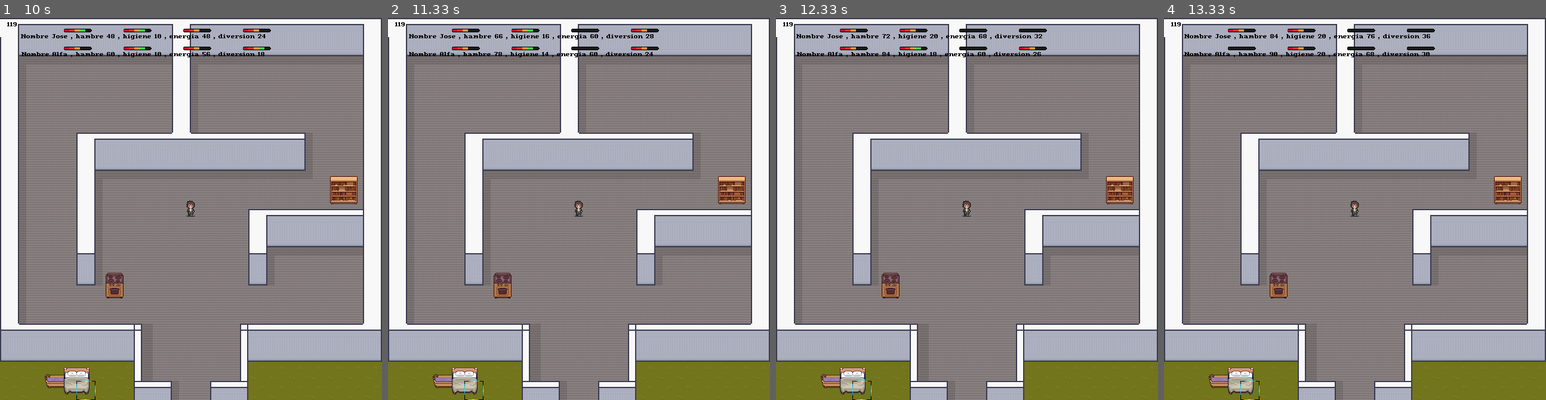
Above: before the commit, frames 1-4 (left to right).
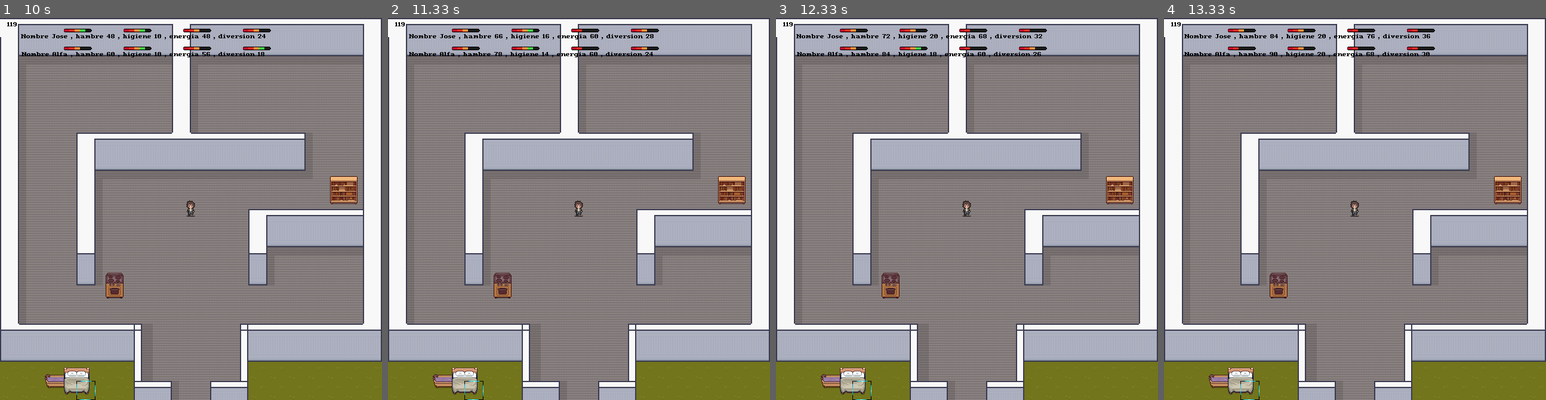
Above: after the commit, the same moments.

Repository: ArtecOne/Wolife-Pygame
Game: pygame game, started from new_main.py
The game is run twice, just before and just after one commit, with the same random seed, the same clock (stepped at 60 frames per second) and the same inputs.
Inputs:
- Up to frame 1 (10 s): no input
- Up to frame 2 (11.33 s): no input
- Up to frame 3 (12.33 s): no input
- Up to frame 4 (13.33 s): no input

Frame 1 is identical in both runs. In frame 2, less than 0.1% of the frame differs, in the area x 47-51%, y 2-9%; in frame 3, less than 0.1%; in frame 4, less than 0.1%, in the area x 16-67%, y 2-9%.

Commit message:
Comentarios
# muchos de ellos

Diff:
--- a/new_cosas.py
+++ b/new_cosas.py
@@ -19,6 +19,10 @@
 
 class Cosa(pygame.sprite.Sprite):
     def __init__(self , necesidades : list , puntos, imagen):
+        """
+        Clase superior de todas las cosas, metodos generales se encuentran aquí,
+        como el usar ; yo_relleno ; crearse
+        """
         super().__init__()
 
         for need in asarray(necesidades):
@@ -45,7 +49,7 @@
 
     def usar(self , necesidad_a_rellenar):
 
-        return necesidad_a_rellenar.aumentar(self._pts)
+        return necesidad_a_rellenar.aumentar(self._pts) # debido a que hay varios personajes, debo pasarle a la cosa la necesidad a Aumentar, de igual forma compruebo ante si existe en este objeto
 
 class Cama(Cosa):
     def __init__(self , necesidad , puntos , imagen):
@@ -67,6 +71,16 @@
         """
         pass
 
+class Habitacion:
+    def __init__(self) -> None:
+        pass
+
+    def crear_cocina(self , necesidad, puntos , imagen):
+        return Cocina(necesidad , puntos , imagen)
+
+    def crear_baño(self , necesidad , puntos , imagen):
+        return Baño(necesidad , puntos , imagen)
+
 class Cocina:
     def __init__(self , necesidad , puntos , imagen):
         """
@@ -81,7 +95,10 @@
         return Horno(self._necesidad , self._puntos , self._imagen)
 
 class Baño:
-    def __init__(self , necesidad , puntos , imagen,):
+    def __init__(self , necesidad , puntos , imagen):
+        """
+        Esta es una clase que devuelve un objeto que quiero de la zona Baño
+        """
 
         self._necesidad = [need for need in asarray(necesidad) if need.nombre == "higiene"]
         self._puntos = puntos
--- a/new_main.py
+++ b/new_main.py
@@ -34,7 +34,7 @@
         self.jugador = Wosim("Jose" , [GRUPO_JUGADOR , GRUPO_TODOS] , (130 , 20))
         self.jugador2 = Wosim("Alfa" , [GRUPO_JUGADOR , GRUPO_TODOS] , (130 , 50))
 
-        self.mapa.crear_cosas([GRUPO_COSAS , GRUPO_TODOS] , self.jugador.necesidades + self.jugador2.necesidades)
+        self.mapa.crear_cosas([GRUPO_COSAS , GRUPO_TODOS] , self.jugador.necesidades + self.jugador2.necesidades) # grupos y una lista con la totalidad de necesidades a asignar a cada Cosa
 
         self.timer = pygame.USEREVENT + 1
         pygame.time.set_timer(self.timer , 1000)
--- a/new_mapa.py
+++ b/new_mapa.py
@@ -3,7 +3,7 @@
 from debug import debug
 import support
 import settings
-from new_cosas import Cama, Estanteria, Baño , Cocina
+from new_cosas import Cama, Estanteria, Habitacion
 
 pygame.init()
 
@@ -18,17 +18,36 @@
     return os.path.join(base_path, relative_path)
 
 class Tile(pygame.sprite.Sprite):
+    """
+    Un Tile es una cuadrilla del mapa, esta clase sirve para instaciar objetos Cuadrilla
+    con esto creo los suelos y los muros por capas
+    """
+
     def __init__(self  , x : int, y : int , superficie : pygame.Surface):
         super().__init__()
 
         self.image = superficie
         self.rect = self.image.get_rect(topleft = (x , y))
 
-    def update(self) -> None:
-        pass
 
 class Mapa:
     def __init__(self, data : dict , superficie : pygame.Surface,) -> None:
+        """
+        Clase que crea el Mapa mediante capas.
+
+        Las capas son archivos CSV, matrices.
+
+        Tengo una capa del suelo y los muros
+
+        Aquí llamo los metodos de mi archivo Soporte,
+        los cuales:
+
+        1. Recortan el Sprite Sheet
+        2. Leo los csv y los convierto en una matriz que pueda usar
+        3. Por cada valor de FILA y COLUMNA, creo un TILE con una posicion y un sprite
+        4. El Sprite es agregado al grupo y dibujado en pantalla junto a sus demás compañeros de grupo
+        """
+
         self._pantalla = superficie
         self._data = data
 
@@ -42,8 +61,8 @@
 
     def crear_cosas(self , grupos_a_pertenecer : list , necesidades):
         cositas = [
-                Cocina(necesidades , 2 , "assets\\img\\cosas\\cocina.png").crear_horno(),
-                Baño(necesidades , 1 , "assets\\img\\cosas\\bañera.png").crear_bañera(),
+                Habitacion().crear_cocina(necesidades , 2 , "assets\\img\\cosas\\cocina.png").crear_horno(),
+                Habitacion().crear_baño(necesidades , 1 , "assets\\img\\cosas\\bañera.png").crear_bañera(),
                 Cama(necesidades , 2 ,"assets\\img\\cosas\\cama.png"),
                 Estanteria(necesidades , 1 , "assets\\img\\cosas\\libreria.png")
                 ]
@@ -74,7 +93,5 @@
 
     def mostrar(self):
         self._suelo.draw(self._pantalla)
-        self._suelo.update()
 
         self._paredes.draw(self._pantalla)
-        self._paredes.update()
--- a/new_necesidad.py
+++ b/new_necesidad.py
@@ -14,9 +14,16 @@
     return os.path.join(base_path, relative_path)
 class Necesidad:
     def __init__(self , nombre : str , velocidad_degrade : "function" , prioridad : int , pos_ui : tuple):
-        """Clase necesidad, obtinene un int para restar a los puntos
-        obtiene un nivel de prioridad para aumentar la atención del Wosim
-        sobre el nivel de necesidad
+        """
+        Clase necesidad, obtiene:
+
+        nombre que es usado para asignar correctamente la necesidad a una cosa
+
+        una velocidad de degrade que es una funcion (en mi caso, la hice de valores aleatorios)
+
+        obtiene un nivel de prioridad para aumentar la atención del Wosim sobre el nivel de necesidad
+
+        Por ultimo la posicion de la UI
         """
 
         self._nombre = nombre
@@ -50,13 +57,13 @@
     def cuantos_puntos(self):
         return self._puntos
 
-    def añadir_cosas(self , cosa : list):
-        self._cosas_que_aumentan_esto.append(cosa)
+    def añadir_cosas(self , cosa : object):
+        self._cosas_que_aumentan_esto.append(cosa) # añado cosas, como su nombre lo dice
 
     def seleccionar_una_cosa(self):
         return self._cosas_que_aumentan_esto[random.randint(0 , len(self._cosas_que_aumentan_esto))]
 
-    @property
+    @property # esto es un getter, setter y deleter
     def nombre(self):
         return self._nombre
 
@@ -75,7 +82,7 @@
             self.image = self._sprite(15)
 
         if 5 < self._puntos <= 10:
-            self.image = self._sprite(0)
+            self.image = self._sprite(10)
 
         if 0 < self._puntos <= 5:
             self.image = self._sprite(5)
--- a/new_wosim.py
+++ b/new_wosim.py
@@ -22,25 +22,32 @@
 
 class Wosim (pygame.sprite.Sprite):
     def __init__(self , nombre : str , grupos : list, ui_pos : tuple):
+        """
+        Recibe el nombre
+        Grupo al que pertenece
+        Posicion de su UI
+        """
+
         super().__init__(*grupos)
         self._nombre = nombre
-        self._pantalla = pygame.display.get_surface()
-
-        x , self.yy = ui_pos
-
-        self._necesidades = [Necesidad("hambre",  lambda: random.randint(0 , 3), 6 , (x , self.yy)),
+        self._pantalla = pygame.display.get_surface() # obtiene la superficie del display
+
+        x , self.yy = ui_pos # desempaqueto el la posicion del UI para....
+
+        self._necesidades = [Necesidad("hambre",  lambda: random.randint(0 , 3), 6 , (x , self.yy)), # hacer esto...
                             Necesidad("higiene", lambda: random.randint(0 , 3), 2 , (x + 100 , self.yy)),
                             Necesidad("sueño", lambda: random.randint(0 , 3), 4, (x + 200 , self.yy)),
                             Necesidad("diversion", lambda: random.randint(0 , 3), 2 , (x + 300 , self.yy))]
 
-        self._estado = Esperando(self)
+        self._estado = Esperando(self) # cerebro
+        # Estado inicial, cuando termina su tarea, ese Self se lo pasa al siguiente Estado antes de destruirse ( basicamente  self._humano.siguiente_estado(self._humano , args) cada que comete una transicion)
 
         self._grupo_todos : pygame.sprite.Group = grupos[1] # GRUPO_TODOS , en i = 0 está GRUPO_JUGADOR
 
         self._inicio_x = self._pantalla.get_width()//2 // 32
         self._inicio_y = self._pantalla.get_height()//2 // 32
 
-        self.rect = self.image.get_rect(center = (self._inicio_x * 32 , self._inicio_y * 32)) # rect es una propiedad de pygame.Sprite, es un atributo público
+        self.rect = self.image.get_rect(center = (self._inicio_x * 32 , self._inicio_y * 32)) # RECT es una propiedad de pygame.Sprite al igual que IMAGE
 
         self._objetivo = pygame.image.load(resource_path("assets\\img\\UI\\selection.png")).convert_alpha()
         self._objetivo_rect = pygame.Rect(self.rect.topleft, (settings.TILE_SIZE , settings.TILE_SIZE))
@@ -65,9 +72,9 @@
         self._estado = state
 
     def decrementar_necesidades(self):
-        [need.decrecer() for need in asarray(self._necesidades)]
-
-    def update(self , delta):
+        [need.decrecer() for need in asarray(self._necesidades)] # jugador.decrementar_necesidades()  sujeto y predicado
+
+    def update(self , delta): # metodo polimorfico de todos los sprites, el grupo al cual pertenece llama este metodo para todos sus sprites
         self._estado.main(delta)
 
         for need in asarray(self._necesidades):
@@ -83,7 +90,7 @@
 
         self._humano.image = pygame.image.load(resource_path("assets\\img\\player\\idle.png")).convert_alpha() # image es una propieda de pygame.Sprite
 
-        self._donde_ir = 0
+        self._donde_ir = 0 # esto se convierte en una Cosa
 
         self._seleccion_x = 0
         self.seleccion_y = 0
@@ -91,22 +98,22 @@
         self._need = 0
 
     def priorizar(self):
-        necesidades = sorted(self._humano.necesidades , key= lambda nece: nece.prioridad , reverse= True)
+        necesidades = sorted(self._humano.necesidades , key= lambda nece: nece.prioridad , reverse= True) # ordeno una lista de necesidades en base a su prioridad
         return necesidades[random.randint(2)]
 
     def asignar_need_y_donde_ir(self, necesidad):
         self._need = necesidad
 
-        self._donde_ir = self._need.seleccionar_una_cosa()
-
-        self.seleccion_x = self._donde_ir.rect.centerx // settings.TILE_SIZE
+        self._donde_ir = self._need.seleccionar_una_cosa() # aquí selecciono random una Cosa que satisfazca la necesidad
+
+        self.seleccion_x = self._donde_ir.rect.centerx // settings.TILE_SIZE # Obtengo la posicion de la cosa para posicionar mi rectangulo Objetivo
         self.seleccion_y = self._donde_ir.rect.centery // settings.TILE_SIZE
 
     def buscar(self):
 
         necesidad = self.priorizar()
 
-        if necesidad.cuantos_puntos() < random.randint(10 , 21):
+        if necesidad.cuantos_puntos() < random.randint(10 , 21): # La personaje elige aleatoriamente cuando es necesario ir a satisfacerse
             self.asignar_need_y_donde_ir(necesidad)
 
 
@@ -114,26 +121,38 @@
     def main(self , delta = None):
         self.buscar()
 
-        if self._donde_ir:
+        if self._donde_ir: # si hay donde ir, pues posiciono mi rectangulo objetivo y paso al siguiente estado
             self._humano.rectangulo_objetivo.topleft = (self.seleccion_x * settings.TILE_SIZE, self.seleccion_y * settings.TILE_SIZE)
 
-            self._humano.set_estado(Movimiento(self._humano,
+            self._humano.set_estado(Movimiento(self._humano, # si no me transfiero a mi mismo, no podré ver hacer nada, el personaje queda sin cerebro
                                                (self._humano.rectangulo_objetivo.centerx // settings.TILE_SIZE, self._humano.rectangulo_objetivo.centery // settings.TILE_SIZE),
                                                self._donde_ir , self._need))
 
 class Movimiento:
     def __init__(self , jugador : Wosim, destino : tuple, cosa_donde_ir : object , necesidad) -> None:
-        self._humano = jugador
-        self._cosa = cosa_donde_ir
-        self._need = necesidad
+        """
+        Esta clase se encarga de apuntar y mover al personaje
+
+        crea un grafo apartir de una matriz
+        crea nodos
+
+        crea un camino, puntos de recta, colisiones para que el personaje siga esos puntos
+
+        al final, cometemos la transicion pasando los datos necesarios para el siguiente estado
+        """
+        self._humano = jugador # por supuesto, mi cerebro me conoce
+        self._cosa = cosa_donde_ir # la cosa que voy a usar
+        self._need = necesidad # la necesidad que debo satisfacer
 
         self._pantalla = pygame.display.get_surface()
         self._direccion = pygame.math.Vector2(0 , 0)
-        self._pos = self._humano.rect.center
+        self._pos = self._humano.rect.center # obtengo la posicion actual de mi personaje
 
         self._inicio = (self._humano.rect.centerx // settings.TILE_SIZE , self._humano.rect.centery // settings.TILE_SIZE)
+        # convierto la posicion actual de mi personaje a tamaño cuadricula para poder crear nodo en el grafo
 
         self._grafo = Grid(matrix= MAPA_MATRIX , inverse= True)
+        # inverso ya que la matriz es la capa de muros, -1 es el suelo
 
         self._nodo_inicio = self._grafo.node(*self._inicio)
         self._nodo_final = self._grafo.node(*destino)
@@ -151,13 +170,13 @@
     def crear_camino(self):
         finder = BiAstar(diagonal_movement= True)
 
-        camino , pasos = finder.find_path(self._nodo_inicio , self._nodo_final , self._grafo)
-
-        self._path = [(obj.x , obj.y) for obj in asarray(camino)]
-
-        self._puntos = [((x * 32) + 16, (y * 32) + 16) for x,y in asarray(self._path)]
-
-        self._colisiones = [pygame.Rect((x -2 , y - 2) , (4 , 4)) for x , y in asarray(self._puntos[1 : -1])]
+        camino , pasos = finder.find_path(self._nodo_inicio , self._nodo_final , self._grafo) # pasos son cuantas cuadriculas tengo que recorrer, no me sirve de nada
+
+        self._path = [(obj.x , obj.y) for obj in asarray(camino)] # obtengo las cordenadas del camino
+
+        self._puntos = [((x * 32) + 16, (y * 32) + 16) for x,y in asarray(self._path)] # las normalizo y centro
+
+        self._colisiones = [pygame.Rect((x -2 , y - 2) , (4 , 4)) for x , y in asarray(self._puntos[1 : -1])] # creo pequeñas colisiones para esos puntos que el jugador seguirá
 
     def ir(self, delta):
         if not self._colisiones:
@@ -172,15 +191,15 @@
 
         final = pygame.math.Vector2(self._colisiones[0].center)
 
-        self._direccion = (final - inicio).normalize()
+        self._direccion = (final - inicio).normalize() # crea la direccion en x & y donde se moverá el personaje
 
         self._pos += self._direccion * 100 * delta # velocidad jugador
-        self._humano.rect.center = self._pos
+        self._humano.rect.center = self._pos # asignacion de posicion
 
 
         for rect in self._colisiones:
             if rect.collidepoint(self._pos):
-                del self._colisiones[0]
+                del self._colisiones[0] # cuando colisiona se elimina provocando que tenga que trackear la siguiente colision
 
         if not self._colisiones:
             return
@@ -201,10 +220,10 @@
     def main(self, delta = None):
         self.ir(delta)
 
-        if not self._puntos:
+        if not self._puntos: # si aun no he creado puntos, pues no sigo avanzando
             return
 
-        if not self._colisiones:
+        if not self._colisiones: # cuando no hay más puntos significa que llegué al final
             self._humano.set_estado(Satisfaciendo(self._humano , self._cosa , self._need))
 
 
@@ -219,8 +238,8 @@
         self._humano.image = pygame.image.load(resource_path("assets\\img\\player\\idle.png")).convert_alpha()
 
     def main(self , delta = None):
-        if not self._need in asarray(self._cosa.yo_relleno()):
+        #if not self._need in asarray(self._cosa.yo_relleno()): # si no está la necesidad en el objeto, pues cambio de estado, esto es redundante aunque me ha servido para darme cuenta al crear nuevos sims
+            #self._humano.set_estado(Esperando(self._humano))
+
+        if self._cosa.usar(self._need): # uso la Cosa y relleno la necesidad que necesito
             self._humano.set_estado(Esperando(self._humano))
-
-        if self._cosa.usar(self._need):
-            self._humano.set_estado(Esperando(self._humano))
